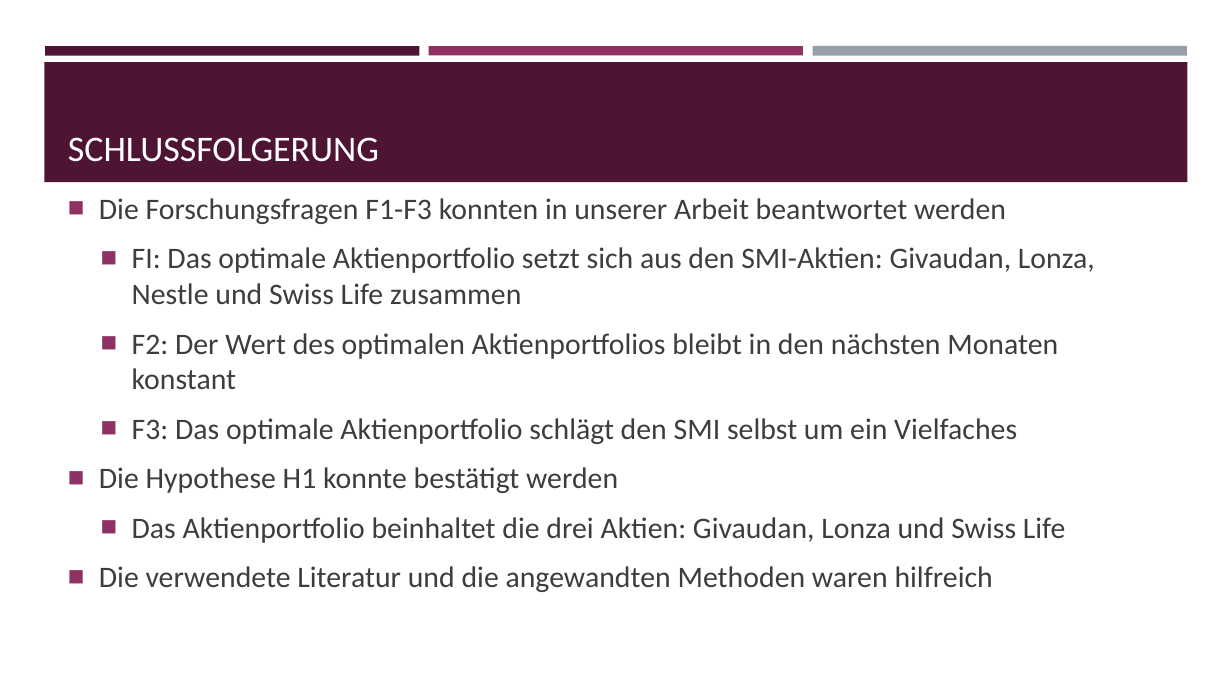
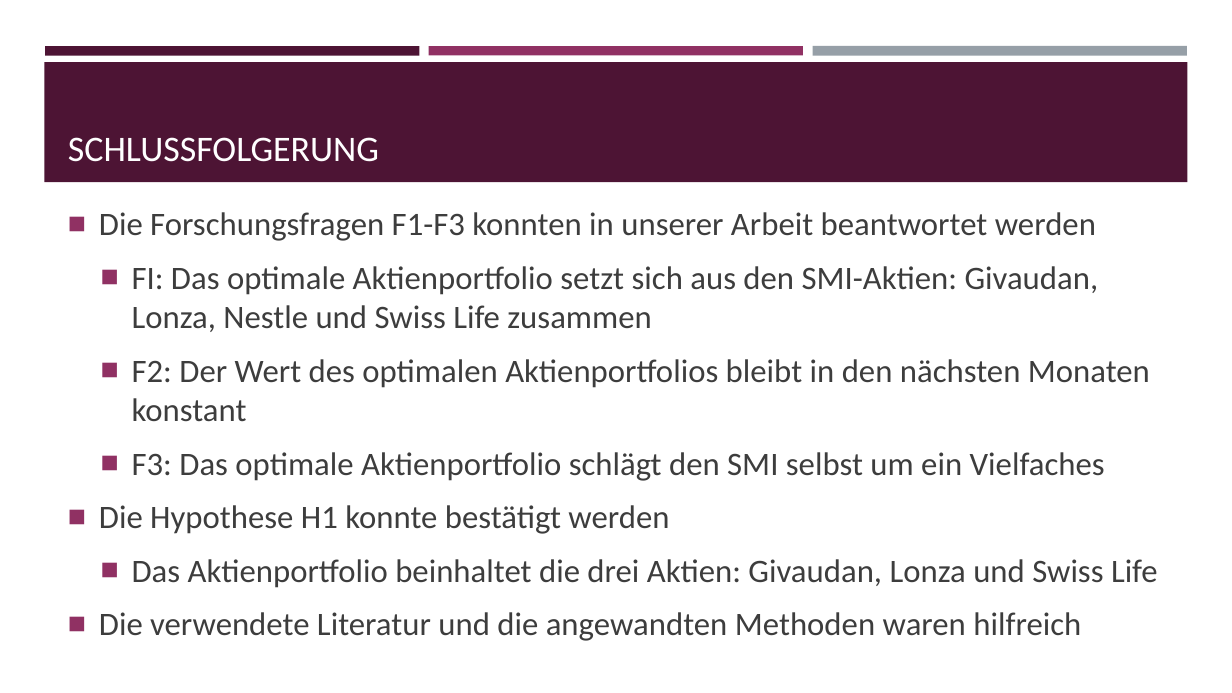
Before and after one commit to bodo-gruetter/tsa_repo, a slide deck: slide 7 of Abgabe/PortfolioZusammenstellungSMI_Blaser_Gruetter.pptx. Drawn at 1232x693 pixels with LibreOffice and Linux fonts; fonts in the diff are those of the drawing. Boxes give left, top, right and bottom in pixels: in the first picture for what was removed or moved away, otherwise in the second. Text is boxed around its words. In the diff, an @@ line names an element or a change of style, - is before the commit and + after.

```diff
--- a/Abgabe/PortfolioZusammenstellungSMI_Blaser_Gruetter.pptx
+++ b/Abgabe/PortfolioZusammenstellungSMI_Blaser_Gruetter.pptx
@@ text "Die Forschungsfragen F1-F3 konnten in ..." at [99, 212, 1158, 641]: size 23.2 to 25.5 pt @@
```
Also in this commit, not shown: 1 other file.
